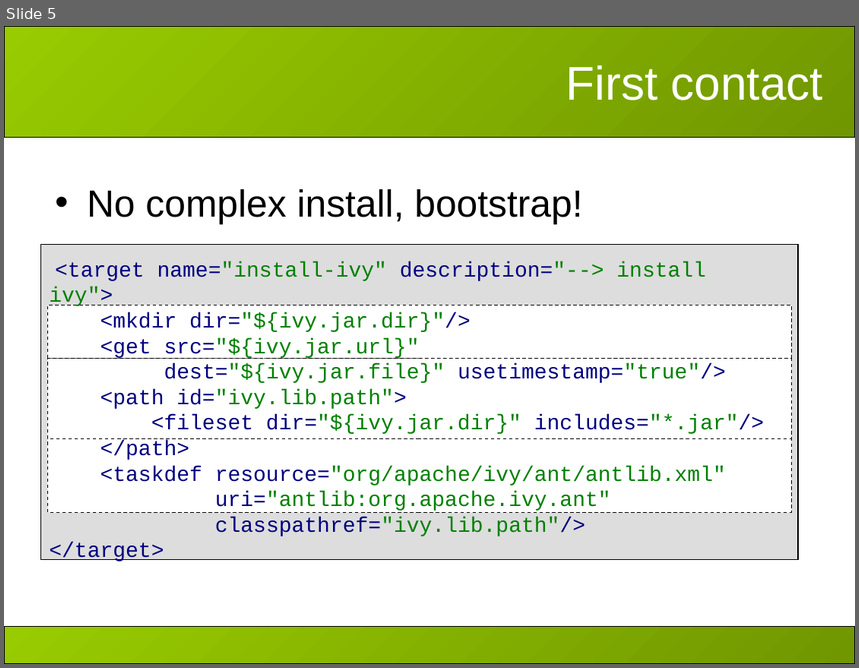
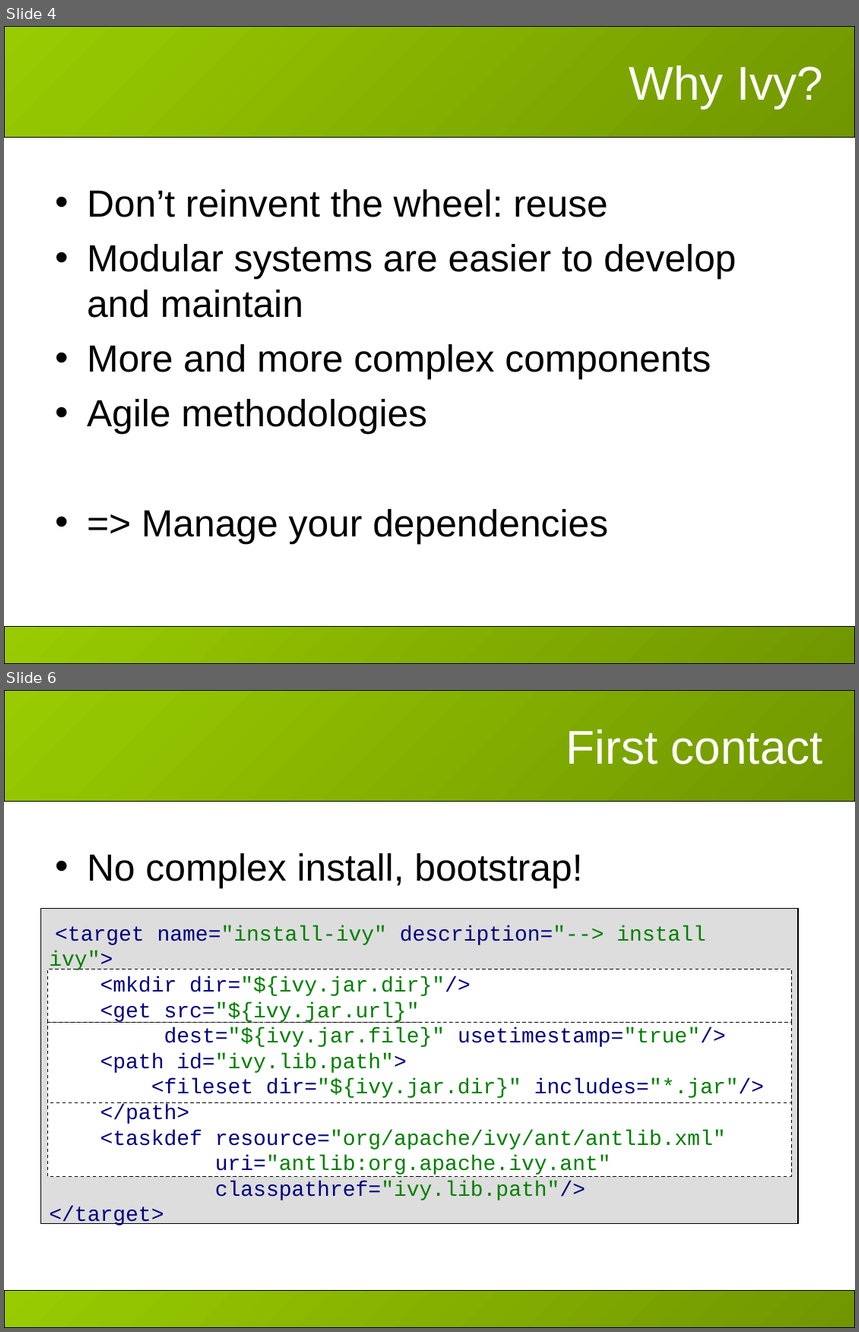
Before and after one commit to apache/ant-ivy, a slide deck: doc/presentations/apache-con-2007/slides.ppt. Shown one above the other, each under a label of ours: slide 5 before the commit, slides 4 and 6 after it; the slides between them are not shown. The pictures are 859x668 and 859x1332 pixels, drawn with LibreOffice and Linux fonts; fonts in the diff are those of the drawing; background and template pictures are left out. Boxes give left, top, right and bottom in pixels: in the first picture for what was removed or moved away, otherwise in the second. Text is boxed around its words. In the diff, an @@ line names an element or a change of style, - is before the commit and + after.

```diff
--- a/doc/presentations/apache-con-2007/slides.ppt
+++ b/doc/presentations/apache-con-2007/slides.ppt
@@ slide 4 added at box(4, 26, 855, 664), background #FFFFFF; not listed: 2 template elements that a slide beside it also shows @@
@@ title added at box(629, 66, 823, 108), 40 pt, text #FFFFFF @@
+Why Ivy?
@@ text added at box(87, 189, 736, 544), 32 pt, text #000000 @@
+• Don’t reinvent the wheel: reuse
+• Modular systems are easier to develop and maintain
+• More and more complex components
+• Agile methodologies
+• => Manage your dependencies
@@ what was slide 5 is now slide 6 @@
```
Also in this commit, not shown: 8 slides changed, 2 other slides added.
